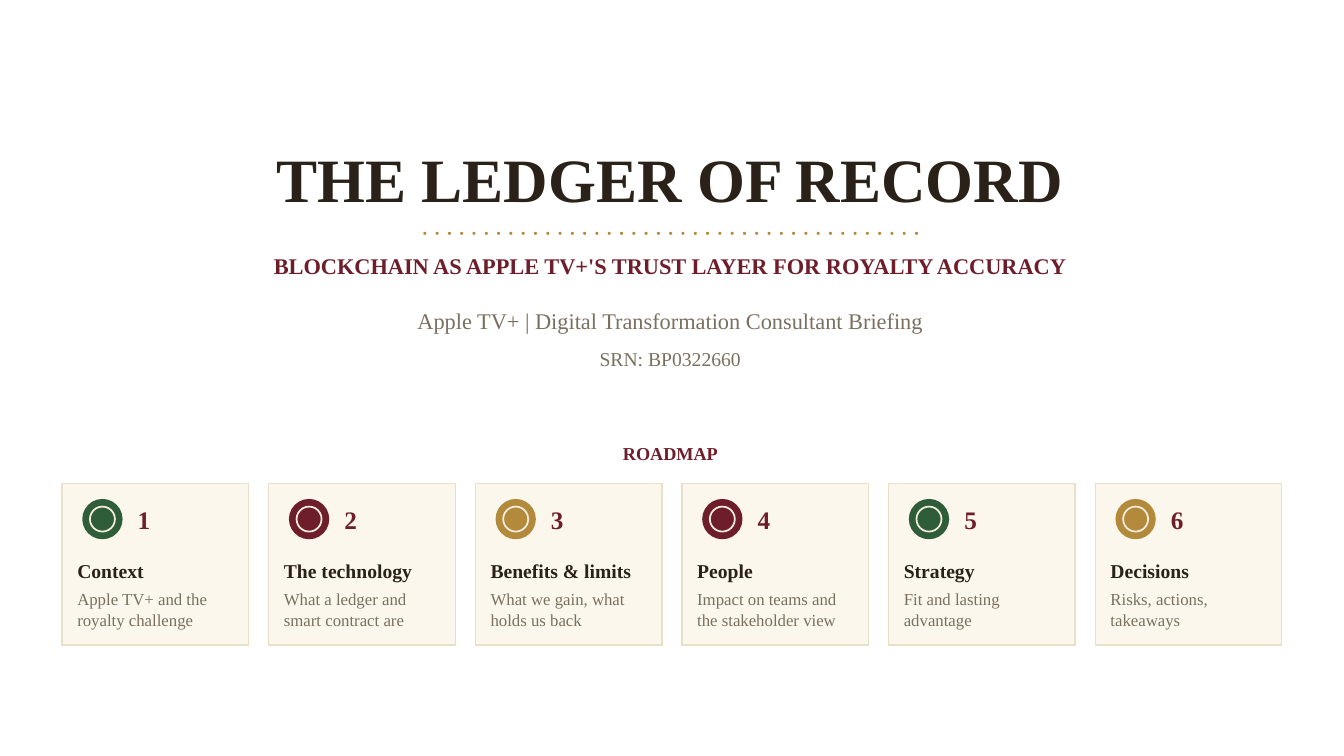
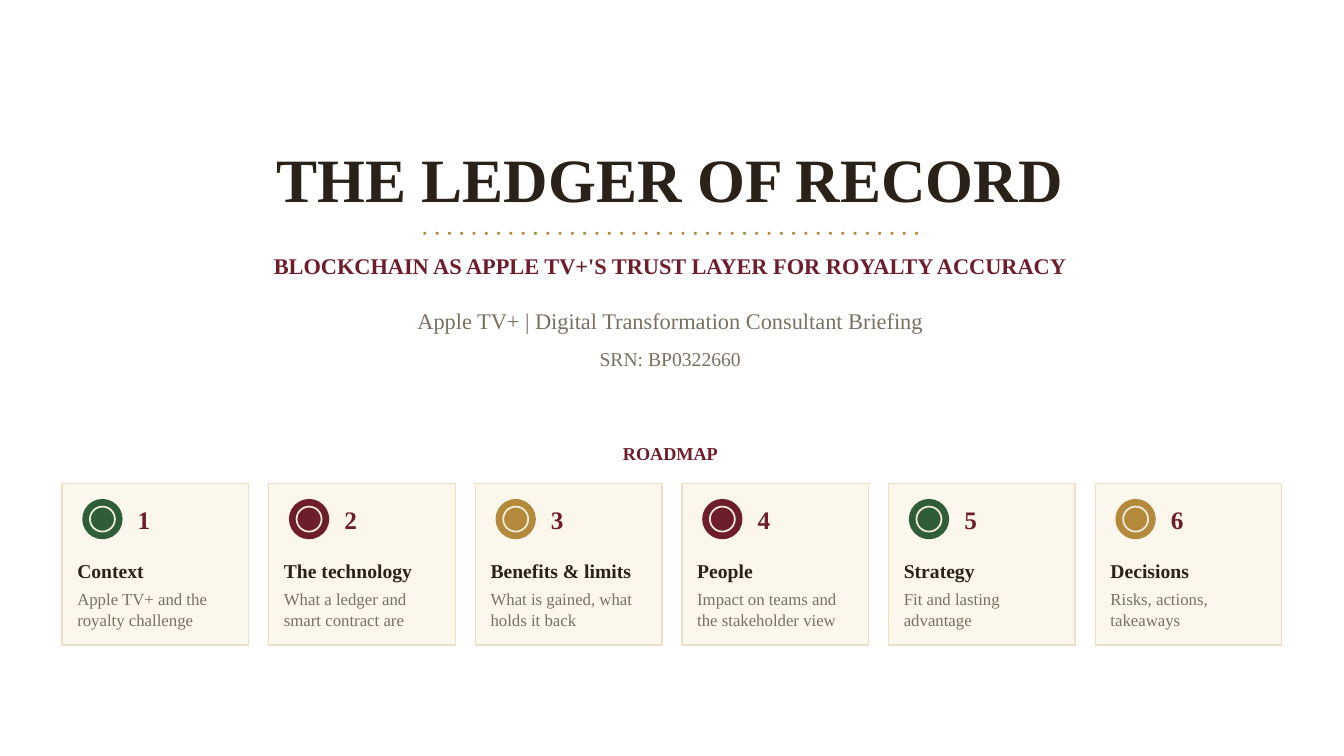
Before and after one commit to karanrg22-svg/skill, a slide deck: slide 1 of Ledger_of_Record_updated.pptx. Drawn at 1344x756 pixels with LibreOffice and Linux fonts; fonts in the diff are those of the drawing. Boxes give left, top, right and bottom in pixels: in the first picture for what was removed or moved away, otherwise in the second. Text is boxed around its words. In the diff, an @@ line names an element or a change of style, - is before the commit and + after.

```diff
--- a/Ledger_of_Record_updated.pptx
+++ b/Ledger_of_Record_updated.pptx
@@ text at [491,593,632,626]: text changed @@
-What we gain, what holds us back
+What is gained, what holds it back
```
Also in this commit, not shown: 2 other slides changed, 1 other file.
